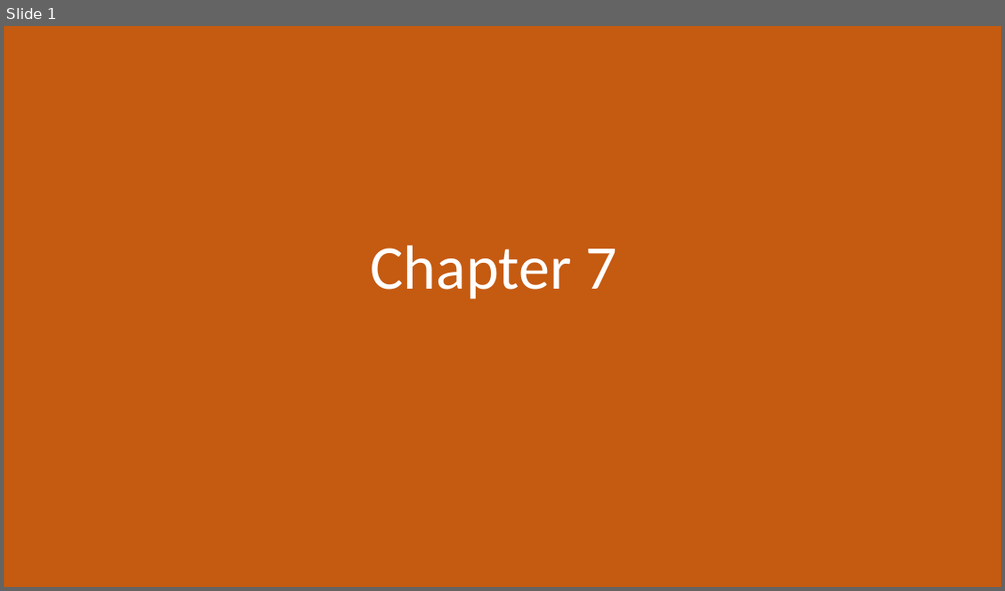
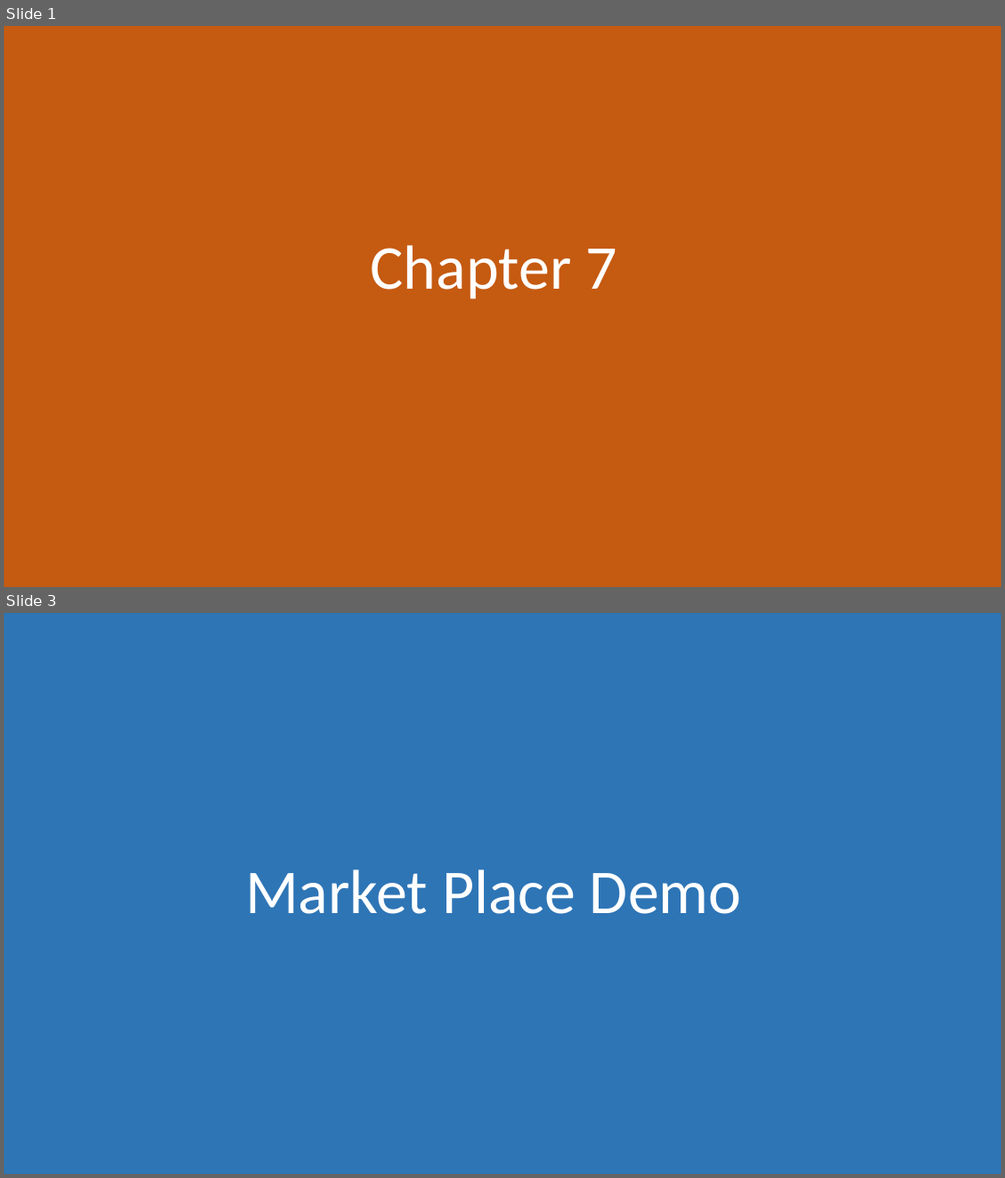
Before and after one commit to morkkis/PWD, a slide deck: presentations/chapter-6/Practical Web Dev.pptx. Shown one above the other, each under a label of ours: slide 1 before the commit, slides 1 and 3 after it; the slides between them are not shown. The pictures are 1005x591 and 1005x1178 pixels, drawn with LibreOffice and Linux fonts; fonts in the diff are those of the drawing. Boxes give left, top, right and bottom in pixels: in the first picture for what was removed or moved away, otherwise in the second. Text is boxed around its words. In the diff, an @@ line names an element or a change of style, - is before the commit and + after.

```diff
--- a/presentations/chapter-6/Practical Web Dev.pptx
+++ b/presentations/chapter-6/Practical Web Dev.pptx
@@ slide 3 added at bbox=[4, 613, 1001, 1174], background #FFFFFF @@
@@ rectangle added at bbox=[4, 613, 1001, 1174], fill #2E75B6 @@
@@ title added at bbox=[245, 869, 742, 914], 60 pt, text #FFFFFF @@
+Market Place Demo
```
Also in this commit, not shown: 9 other slides added, 1 slide removed, 18 other files.
